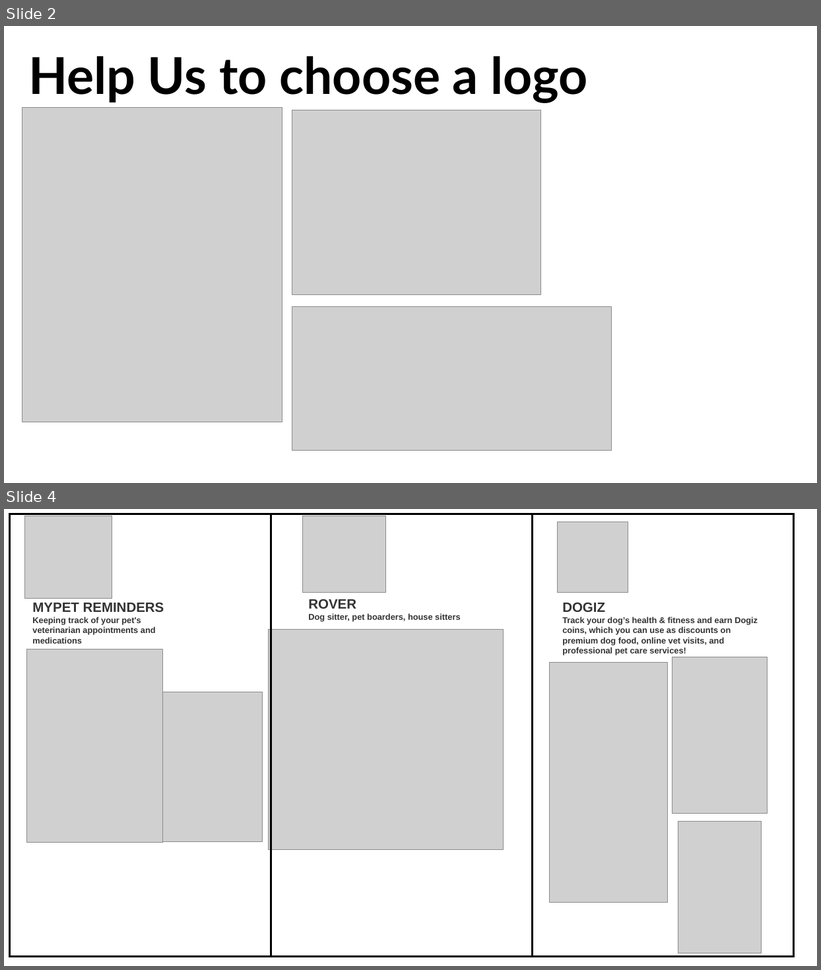
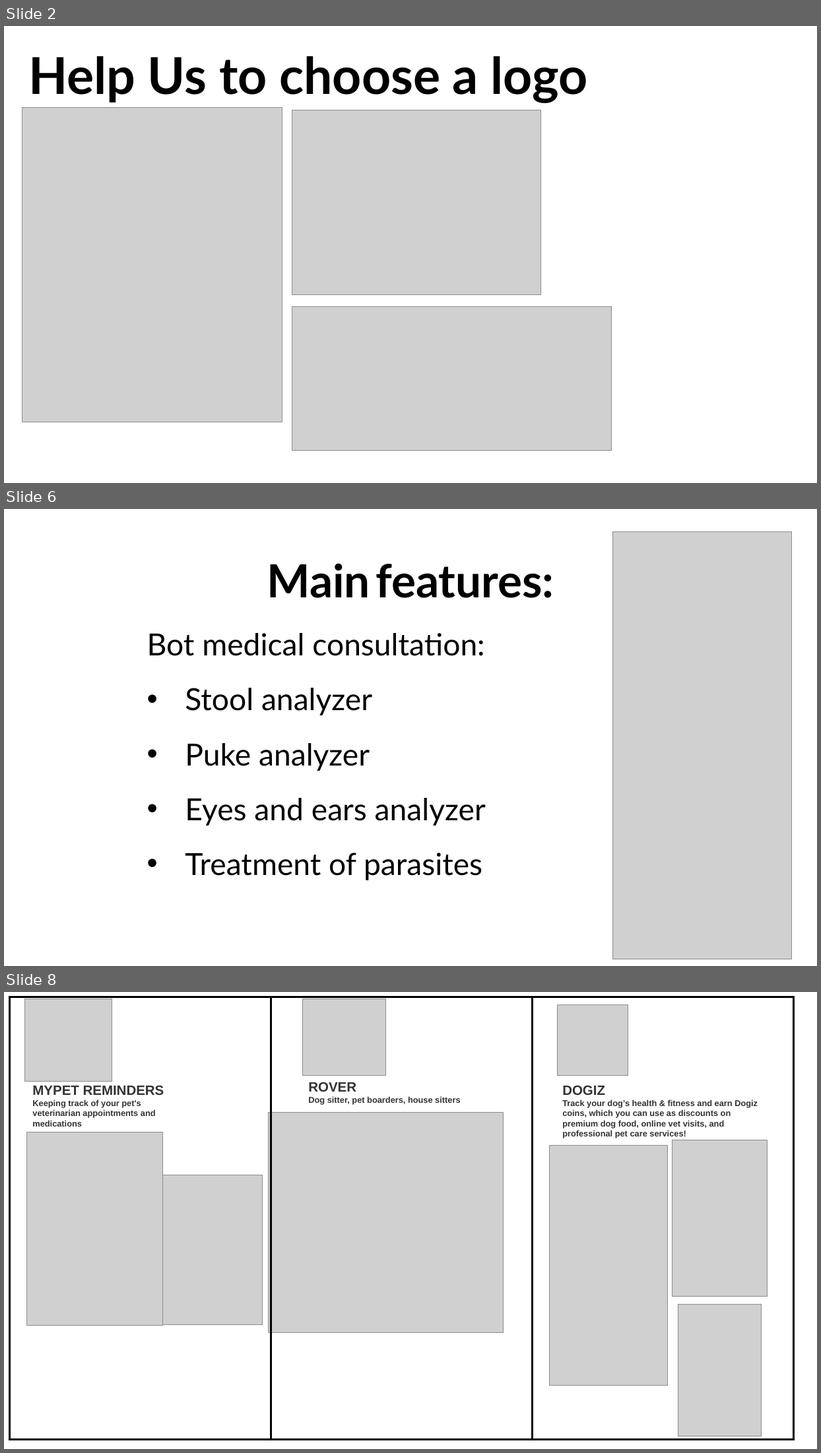
Before and after one commit to tamarben77/WoofWisdomApp, a slide deck: Woof_Wisdom.pptx. Shown one above the other, each under a label of ours: slides 2 and 4 before the commit, slides 2, 6 and 8 after it; the slides between them are not shown. The pictures are 821x970 and 821x1453 pixels, drawn with LibreOffice and Linux fonts; fonts in the diff are those of the drawing; grey boxes stand for pictures. Boxes give left, top, right and bottom in pixels: in the first picture for what was removed or moved away, otherwise in the second. Text is boxed around its words. In the diff, an @@ line names an element or a change of style, - is before the commit and + after.

```diff
--- a/Woof_Wisdom.pptx
+++ b/Woof_Wisdom.pptx
@@ slide 6 added at (4, 509, 817, 966), background #FFFFFF @@
@@ picture added at (613, 532, 793, 960) @@
@@ text added at (147, 563, 554, 881), 36 pt, text #000000 @@
+Main features:
+Bot medical consultation:
+    • Stool analyzer
+    • Puke analyzer
+    • Eyes and ears analyzer
+    • Treatment of parasites
@@ what was slide 4 is now slide 8 @@
```
Also in this commit, not shown: 5 slides changed, 3 other slides added.
